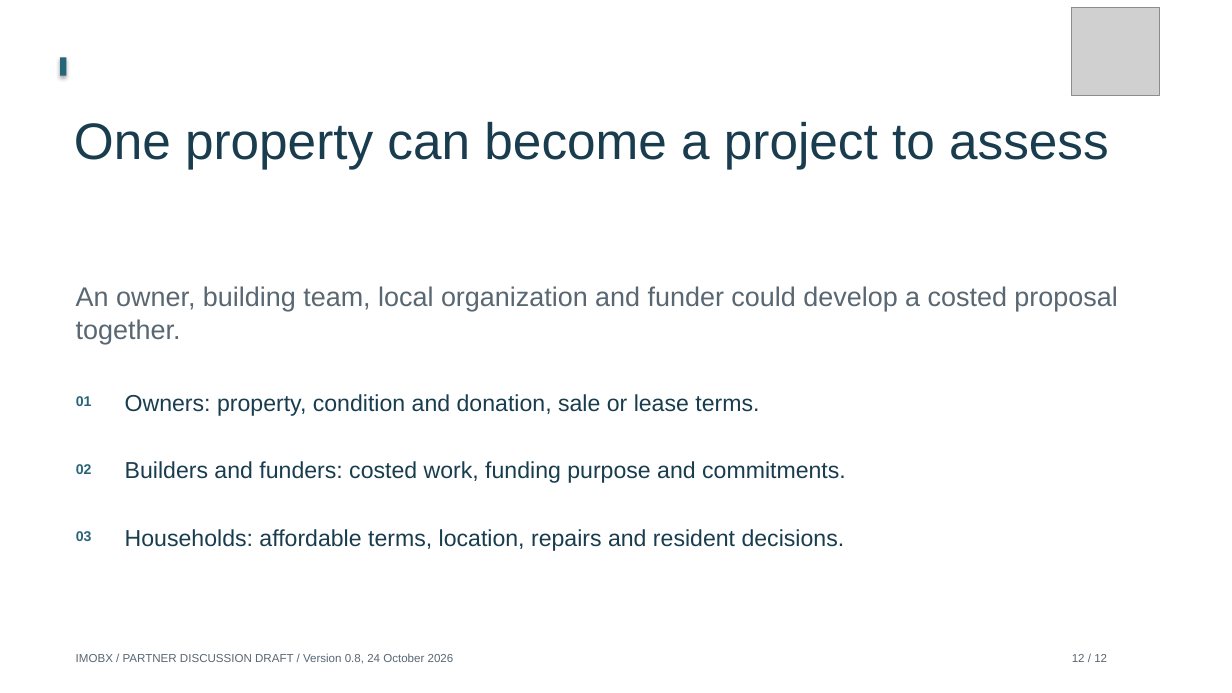
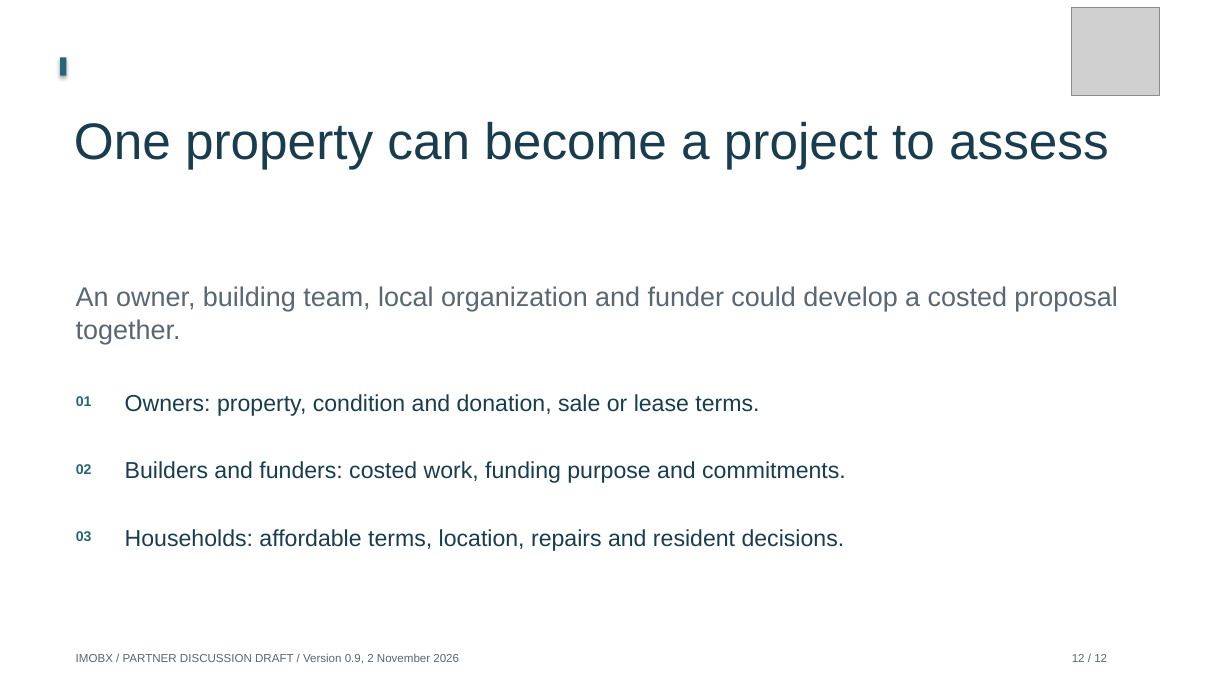
Before and after one commit to Siah-kin/imobx-website, a slide deck: slide 12 of pitchdeck.pptx. Drawn at 1232x693 pixels with LibreOffice and Linux fonts; fonts in the diff are those of the drawing; grey boxes stand for pictures. Boxes give left, top, right and bottom in pixels: in the first picture for what was removed or moved away, otherwise in the second. Text is boxed around its words. In the diff, an @@ line names an element or a change of style, - is before the commit and + after.

```diff
--- a/pitchdeck.pptx
+++ b/pitchdeck.pptx
@@ text at [76, 653, 459, 664]: text changed @@
-IMOBX / PARTNER DISCUSSION DRAFT / Version 0.8, 24 October 2026
+IMOBX / PARTNER DISCUSSION DRAFT / Version 0.9, 2 November 2026
```
Also in this commit, not shown: 11 other slides changed, 42 other files.
